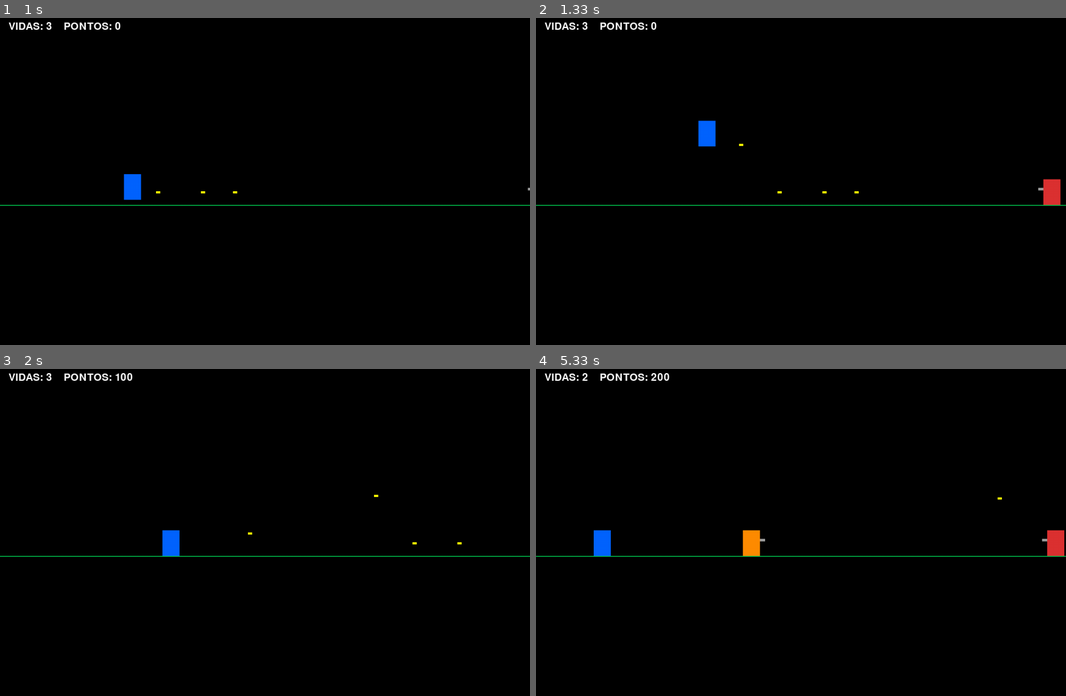
Above: before the commit, frames 1-4 (two rows, left to right).
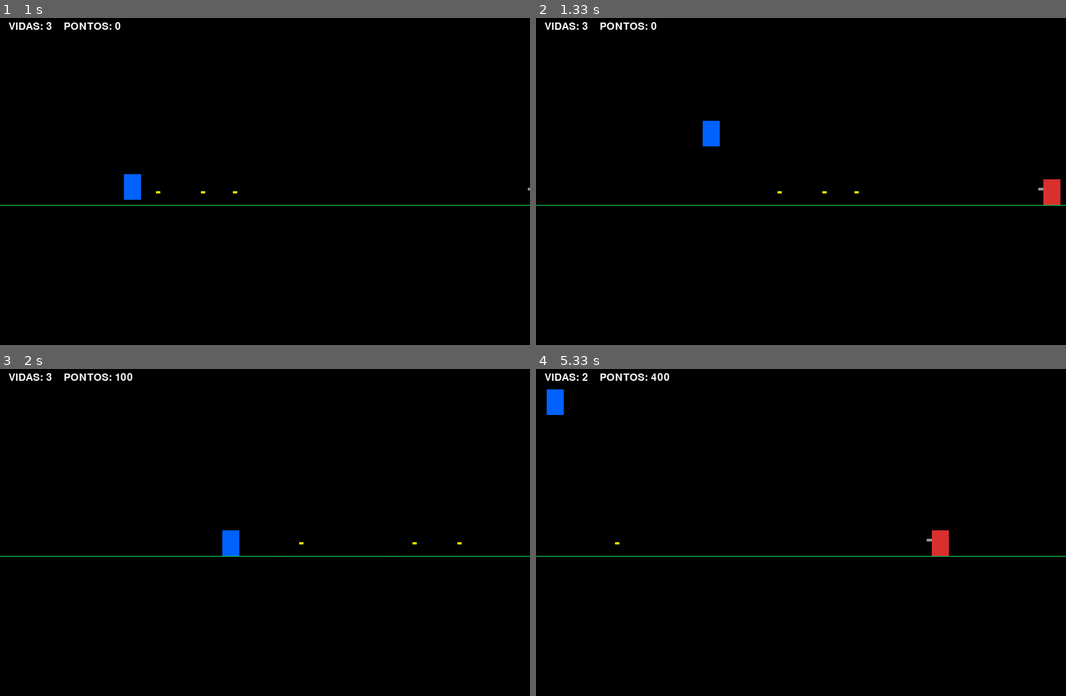
Above: after the commit, the same moments.

Repository: Shabolt/Contra_1987
Game: pygame game, started from ContraRemadePygame/contra_main.py
The game is run twice, just before and just after one commit, with the same random seed, the same clock (stepped at 60 frames per second) and the same inputs.
Inputs:
- Up to frame 1 (1 s): hold Ctrl 0.33-0.8 s; hold D 0.33-0.8 s; hold D from 0.83 s (still down); tap Ctrl at 0.9 s; tap Space at 0.98 s
- Up to frame 2 (1.33 s): tap Ctrl at 1.2 s; release D at 1.3 s
- Up to frame 3 (2 s): hold W 1.33-1.63 s; tap Ctrl at 1.4, 1.73 s
- Up to frame 4 (5.33 s): tap Ctrl at 2.03, 2.23, 2.53, 2.8, 3.1, 3.63, 3.93, 4.3, 4.7, 5 s; hold A 2.17-2.7 s; tap Space at 2.32, 3.72 s; hold A 2.73-3.13 s; tap Alt at 2.88, 4.38 s; hold D 3.57-4.2 s; hold S 4.23-4.6 s; hold A 4.63-5.1 s

Frame 1 is identical in both runs. In frame 2, 0.2% of the frame differs, in the area x 30-40%, y 31-40%; in frame 3, 0.6%; in frame 4, 1.4%, in the area x 2-100%, y 1-58%.

Commit message:
Player terminado
Changes:
- Funções de movimento do player finalizados

Diff:
--- a/ContraRemadePygame/player.py
+++ b/ContraRemadePygame/player.py
@@ -53,7 +53,9 @@
         self.deitado = False
         self.vidas = 3
         self.invencivel = 0  # frames de invencibilidade após levar dano
+        self.vel_x = 0
 
+    # Propriedades hitbox jogador
     @property
     def rect(self):
         return pygame.Rect(self.x, self.y, self.largura, self.altura)
@@ -76,15 +78,29 @@
         self.no_chao = False
 
     def atualizar(self, teclas):
-        # Movimento horizontal para a esquerda
-        if teclas[pygame.K_a]:
-            self.x -= self.velocidade
-            self.direcao = -1
+        # Captura as teclas
+        teclas = pygame.key.get_pressed()
 
-        # Movimento horizontal para a direita
-        if teclas[pygame.K_d]:
-            self.x += self.velocidade
-            self.direcao = 1
+        # Movimento Horizontal com travamento autêntico de Contra
+        if self.no_chao:
+            self.vel_x = 0
+
+            if not self.deitado:
+                if teclas[pygame.K_a]:
+                    self.vel_x = -self.velocidade
+                    self.direcao = -1
+
+                elif teclas[pygame.K_d]:
+                    self.vel_x = self.velocidade
+                    self.direcao = 1
+
+        # No ar: o vel_x NÃO é zerado nem modificado pelas teclas A/D.
+                    # Ele mantém rigorosamente o impulso que o jogador tinha ao sair do chão.
+        else:
+            pass
+
+        # Aplica o movimento na posição X
+        self.x += self.vel_x
 
         # Pulo (Espaço ou Seta para Cima)
         if teclas[pygame.K_SPACE] and self.no_chao:
@@ -107,10 +123,10 @@
                 self.deitado = False
 
         # Tiro (Left Control) com suporte a mirar para cima (W)
-        if teclas[pygame.K_LCTRL] and self.cooldown_tiro == 0:
+        if teclas[pygame.K_LCTRL] and self.cooldown_tiro == 0 and self.no_chao:
             apontando_cima = teclas[pygame.K_w] and not self.deitado
-            apontando_baixo = (teclas[pygame.K_s] or teclas[pygame.K_DOWN]) and not self.deitado
-            movendo_horizontal = teclas[pygame.K_a] or teclas[pygame.K_d] or teclas[pygame.K_LEFT] or teclas[pygame.K_RIGHT]
+            apontando_baixo = teclas[pygame.K_s] and not self.deitado
+            movendo_horizontal = teclas[pygame.K_a] or teclas[pygame.K_d]
 
             direcao_x = self.direcao
             direcao_y = 0
--- a/PENDENTES.txt
+++ b/PENDENTES.txt
@@ -1,11 +1,6 @@
 -> INIMIGOS:
     1. O disparo não deve acompanhar o estado de hitbox do player,
        pode ser apenas horizontal
-
--> PLAYER:
-    1. Não pode atirar enquanto pula dando o mortal
-    2. Não pode mudar de direção enquanto pula
-    3. Não pode se mover enquanto tá deitado
 
 -> CENÁRIO:
     1. Adicionar o background
